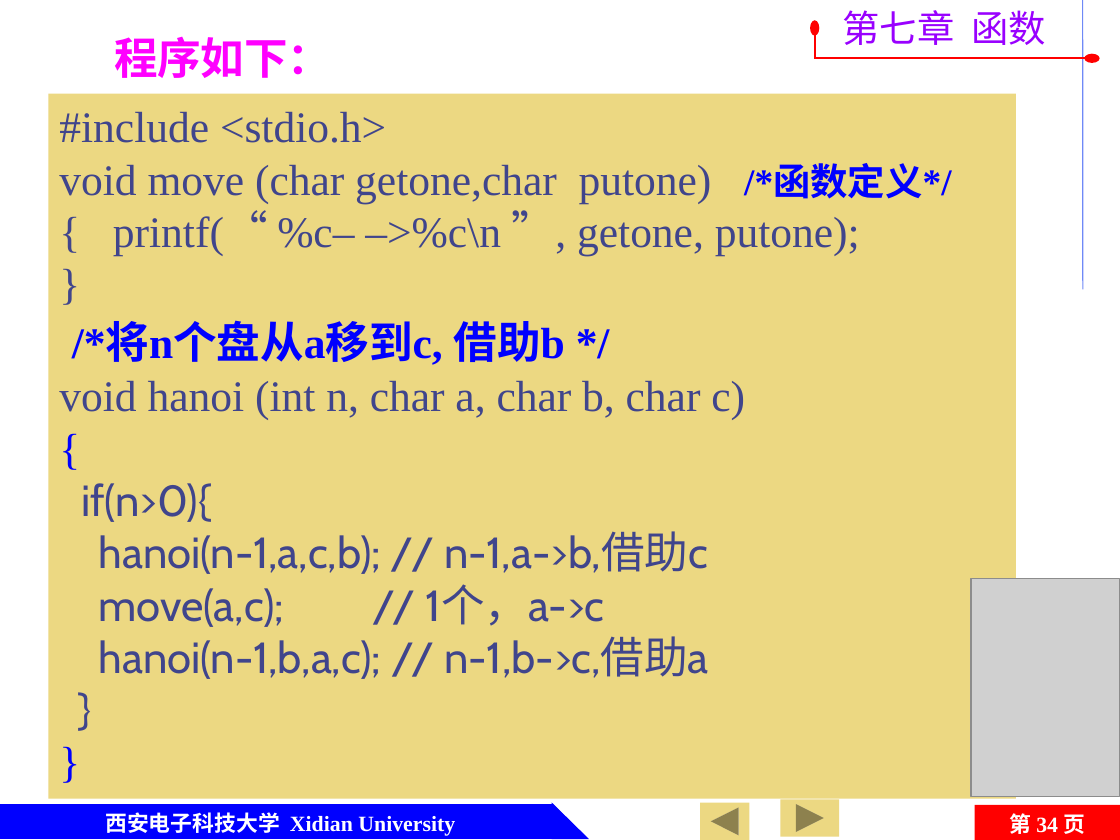
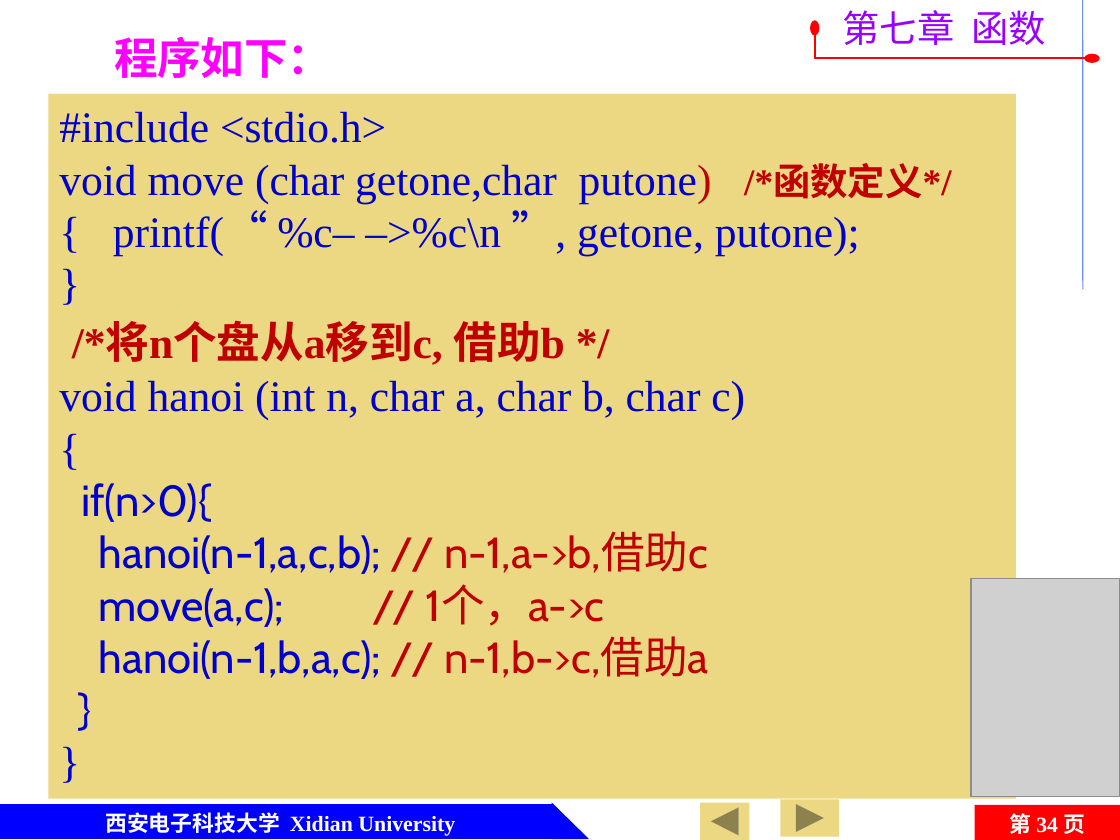
Before and after one commit to jtrfid/C-Repositories, a slide deck: slide 34 of 2015备课/课件/第7章 函数及变量存储类型.pptx. Drawn at 1120x840 pixels with LibreOffice and Linux fonts; fonts in the diff are those of the drawing; grey boxes stand for pictures; background and template pictures are left out. Boxes give left, top, right and bottom in pixels: in the first picture for what was removed or moved away, otherwise in the second. Text is boxed around its words. In the diff, an @@ line names an element or a change of style, - is before the commit and + after.

```diff
--- a/2015备课/课件/第7章 函数及变量存储类型.pptx
+++ b/2015备课/课件/第7章 函数及变量存储类型.pptx
@@ rectangle "#include <stdio.h> void move (char ..." at (48,94,1016,800): text colour #40458C to #0000CC in "#include <stdio.h> void move (char getone,char putone) ...", "void hanoi (int n, char a, char ...", "if(n>0){", "hanoi(n-1,a,c,b);" and 3 more places; text colour #40458C to #C00000 in "putone)", "// n-1,a->b,借助c", "// 1个，a->c", "// n-1,b->c,借助a"; text colour #0000FF to #C00000 in "/*函数定义*/", "/*将n个盘从a移到c, 借助b */"; text colour #0000FF to #0000CC in "{", "}" @@
```
Also in this commit, not shown: 16 other slides changed.
